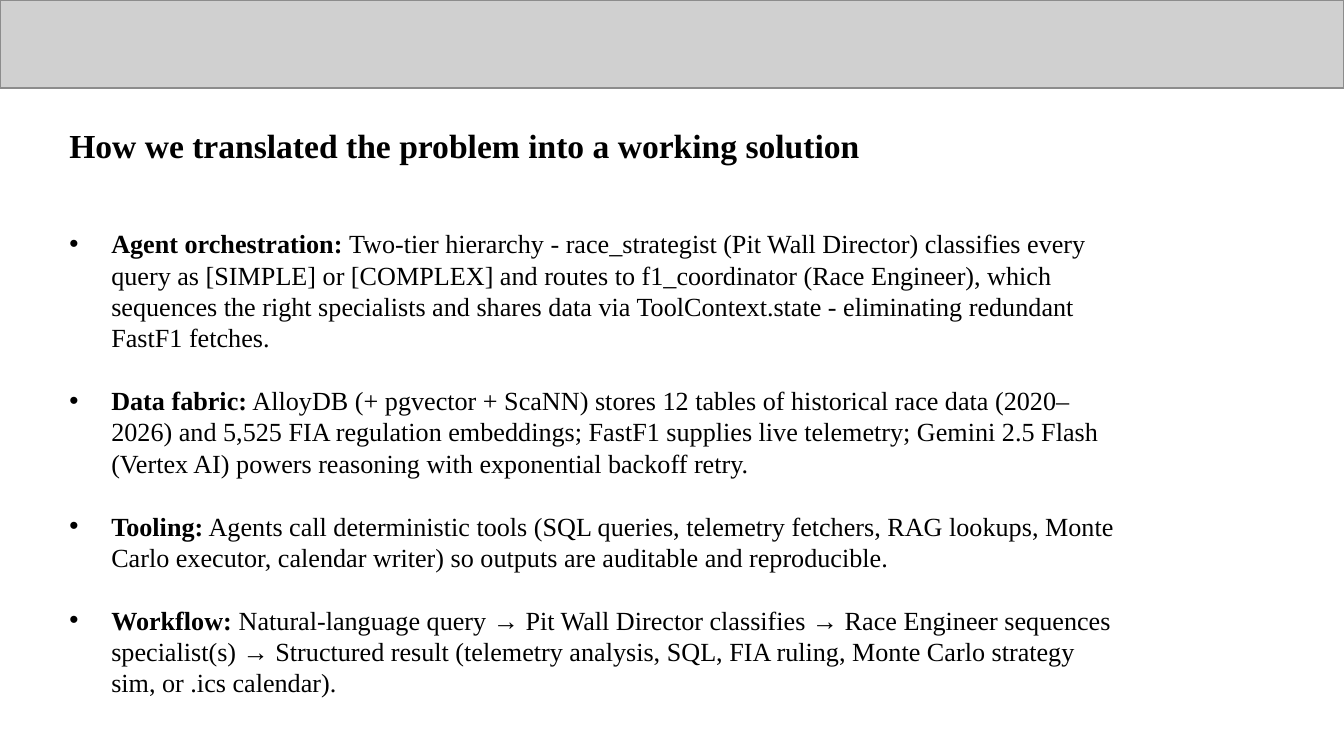
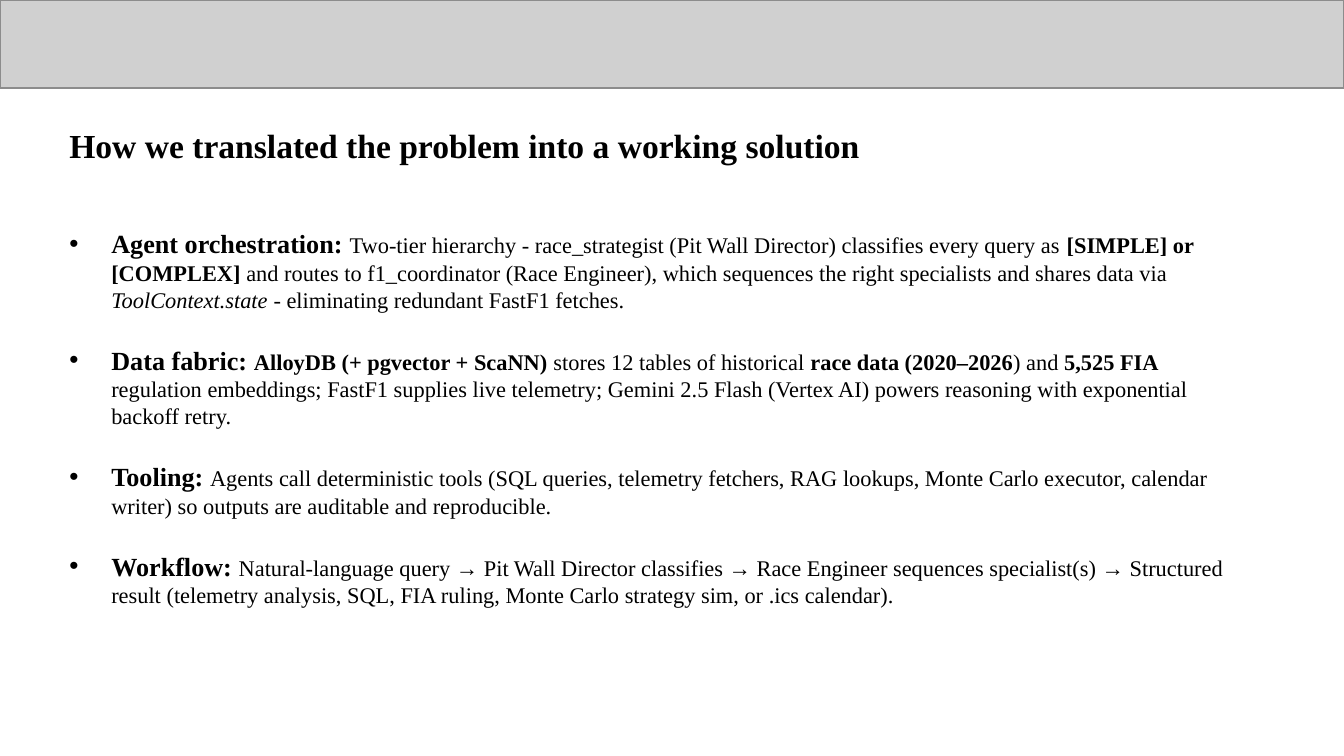
Before and after one commit to OlixIgnacious/f1-ai-orchestrator, a slide deck: slide 3 of f1_orchestrator/Hackathon_Gen AI Academy APAC Edition.pptx. Drawn at 1344x756 pixels with LibreOffice and Linux fonts; fonts in the diff are those of the drawing; grey boxes stand for pictures. Boxes give left, top, right and bottom in pixels: in the first picture for what was removed or moved away, otherwise in the second. Text is boxed around its words. In the diff, an @@ line names an element or a change of style, - is before the commit and + after.

```diff
--- a/f1_orchestrator/Hackathon_Gen AI Academy APAC Edition.pptx
+++ b/f1_orchestrator/Hackathon_Gen AI Academy APAC Edition.pptx
@@ text at bbox=[111, 235, 1223, 608]: size 14 to 12 pt in "Two-tier hierarchy - race_strategist (Pit Wall Director) ...", "AlloyDB (+ pgvector + ScaNN) stores 12 ...", "Agents call deterministic tools (SQL queries, telemetry ...", "Natural-language query → Pit Wall Director classifies ..."; bold on in "[SIMPLE] or [COMPLEX]", "AlloyDB (+ pgvector + ScaNN) race data ..."; italic on in "ToolContext.state" @@
```
Also in this commit, not shown: 2 slides added, 2 slides removed.
